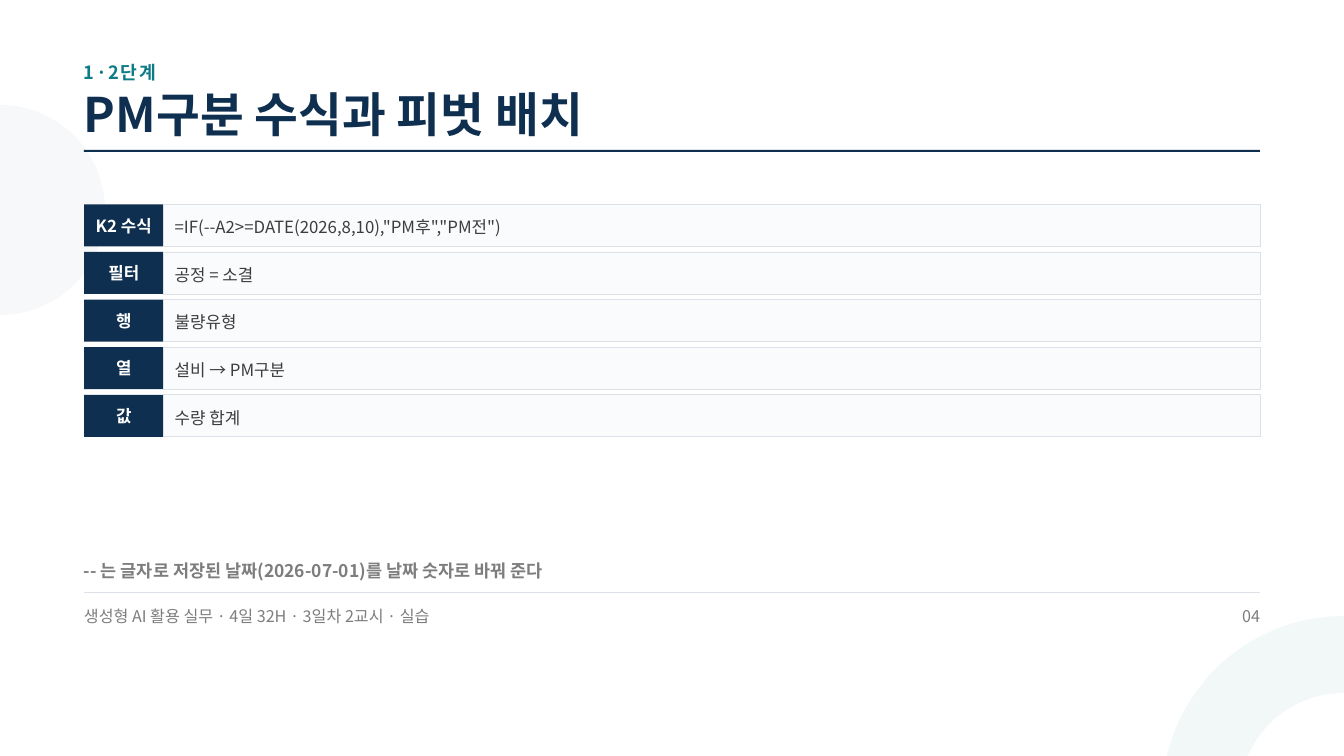
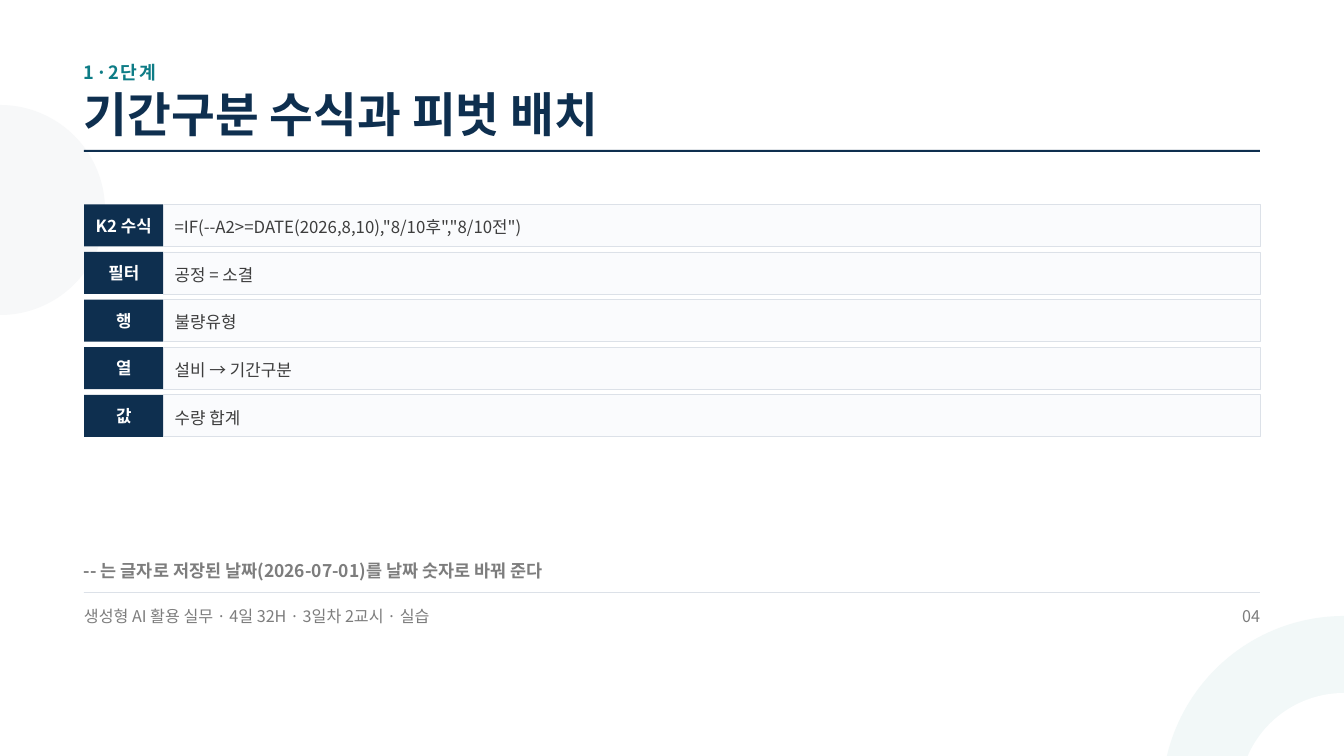
Before and after one commit to aebonlee/materials, a slide deck: slide 4 of knf/decks/d3p2.pptx. Drawn at 1344x756 pixels with LibreOffice and Linux fonts; fonts in the diff are those of the drawing. Boxes give left, top, right and bottom in pixels: in the first picture for what was removed or moved away, otherwise in the second. Text is boxed around its words. In the diff, an @@ line names an element or a change of style, - is before the commit and + after.

```diff
--- a/knf/decks/d3p2.pptx
+++ b/knf/decks/d3p2.pptx
@@ text at (84,92,598,137): text changed @@
-PM구분 수식과 피벗 배치
+기간구분 수식과 피벗 배치
@@ text at (175,219,522,236): text changed @@
-=IF(--A2>=DATE(2026,8,10),"PM후","PM전")
+=IF(--A2>=DATE(2026,8,10),"8/10후","8/10전")
@@ text at (175,362,292,378): text changed @@
-설비 → PM구분
+설비 → 기간구분
```
Also in this commit, not shown: 6 other slides changed, 5 other files.
